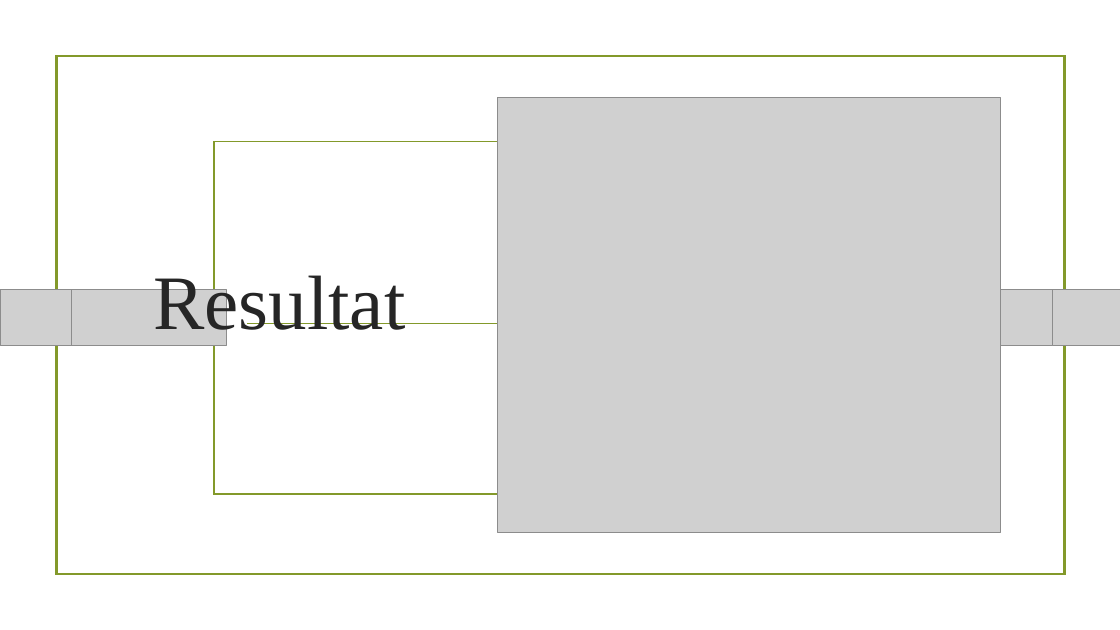
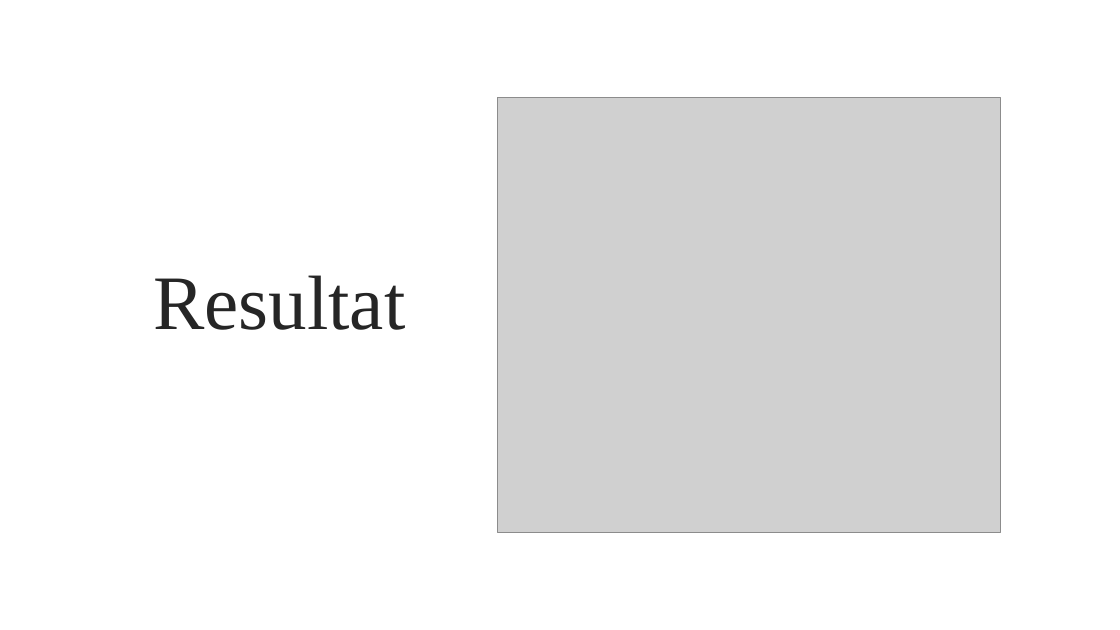
Before and after one commit to PGBSNH19/spacepark-grupp-2-b02-b04, a slide deck: slide 12 of Dokumentation/Geometric color block.pptx (slide 11 before the commit). Drawn at 1120x630 pixels with LibreOffice and Linux fonts; fonts in the diff are those of the drawing; grey boxes stand for pictures; background and template pictures are left out. Boxes give left, top, right and bottom in pixels: in the first picture for what was removed or moved away, otherwise in the second. Text is boxed around its words. In the diff, an @@ line names an element or a change of style, - is before the commit and + after.

```diff
--- a/Dokumentation/Geometric color block.pptx
+++ b/Dokumentation/Geometric color block.pptx
@@ rectangle removed at (x1=55, y1=56, x2=1064, y2=575) @@
@@ rectangle removed at (x1=57, y1=56, x2=1065, y2=575) @@
@@ rectangle removed at (x1=214, y1=142, x2=907, y2=494) @@
@@ picture removed at (x1=0, y1=289, x2=226, y2=345) @@
@@ picture removed at (x1=0, y1=290, x2=71, y2=345) @@
@@ picture removed at (x1=895, y1=289, x2=1120, y2=345) @@
@@ picture removed at (x1=1052, y1=290, x2=1120, y2=345) @@
@@ line removed from (247, 323) to (874, 323) @@
```
Also in this commit, not shown: 8 other slides changed, 11 slides added, 4 slides removed, 1 other file.
